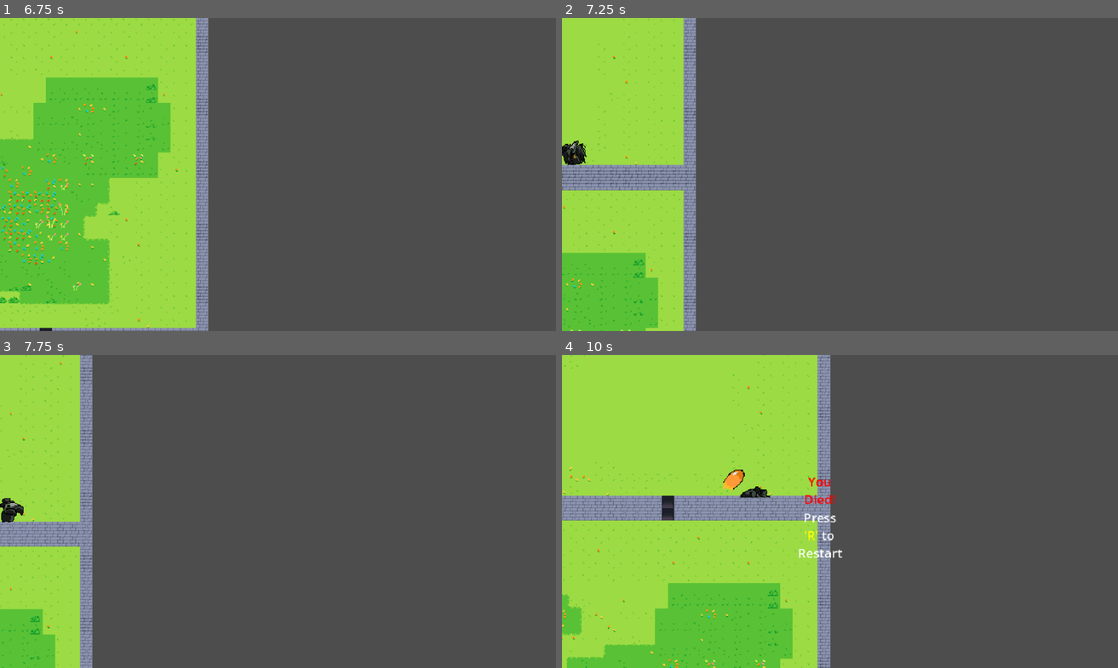
Above: before the commit, frames 1-4 (two rows, left to right).
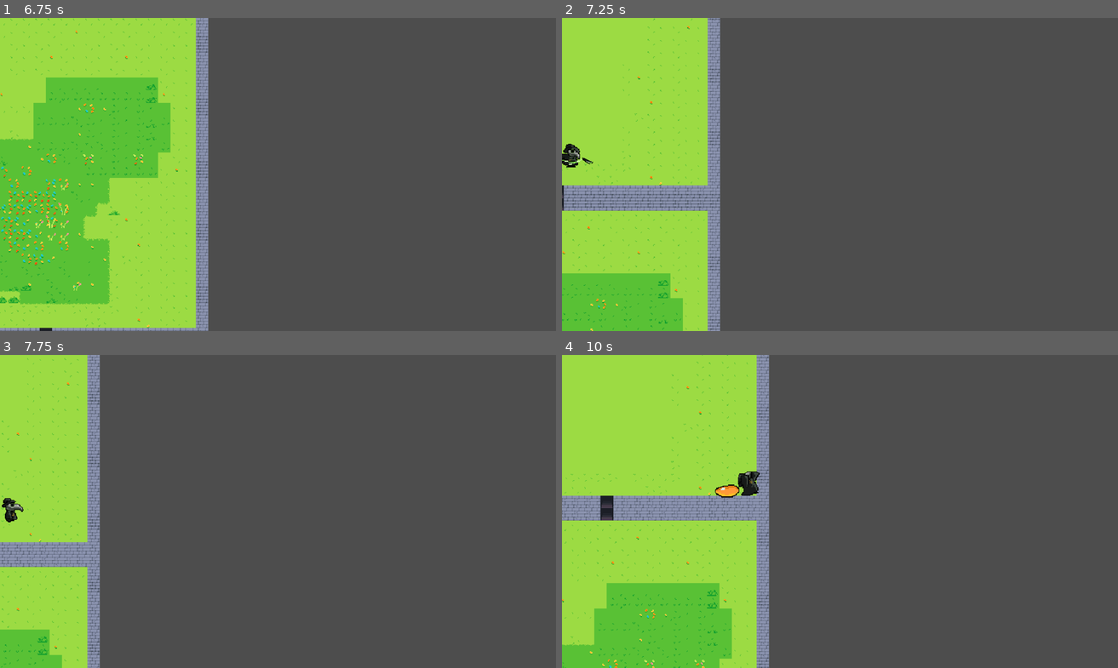
Above: after the commit, the same moments.

Repository: JohnHuber99/Black-Tower
Game: Godot game, scene res://Scenes/main.tscn
Two runs of this game, one before a commit and one after it. Both use one fixed random seed, a clock stepped at 60 frames per second and the inputs below.
Inputs (mouse positions are in pixels of both pictures, inside the frame that each line leads up to):
- Up to frame 1 (6.75 s): move the mouse to (250, 237) at 0.52 s; hold W (up) 0.53-2.03 s; click (250, 237) at 0.6 s; move the mouse to (444, 221) at 1.27 s; click (444, 221) at 1.35 s; move the mouse to (111, 127) at 2.02 s; hold K (down_camera) 2.03-2.78 s; hold A (left) 2.03-3.53 s; click (111, 127) at 2.3 s; move the mouse to (305, 174) at 2.77 s; tap J (left_camera) at 2.85 s; click (305, 174) at 3.05 s; move the mouse to (194, 96) at 3.52 s; hold S (down) 3.53-4.28 s; hold L (right_camera) 3.53-4.28 s; click (194, 96) at 3.8 s; move the mouse to (400, 158) at 4.27 s; hold D (right) 4.28-5.03 s; tap Mouse wheel down (scroll_down) at 4.35 s; click (400, 158) at 4.55 s; move the mouse to (166, 190) at 5.02 s; hold W (up) 5.03-5.78 s; tap Mouse wheel up (scroll_up) at 5.1 s; click (166, 190) at 5.3 s; move the mouse to (333, 105) at 5.77 s; hold D (right) from 5.78 s (still down); tap E (spell) at 5.85 s; click (333, 105) at 6.05 s; tap Enter at 6.5 s; move the mouse to (250, 237) at 6.52 s; hold I (up_camera) from 6.53 s (still down)
- Up to frame 2 (7.25 s): keep holding D (right); keep holding I (up_camera); click (812, 237) at 6.8 s
- Up to frame 3 (7.75 s): keep holding D (right); move the mouse to (444, 558) at 7.27 s; release I (up_camera) at 7.28 s; click (444, 558) at 7.35 s
- Up to frame 4 (10 s): move the mouse to (673, 464) at 8.02 s; release D (right) at 8.03 s; hold S (down) 8.03-8.78 s; click (673, 464) at 8.1 s; move the mouse to (867, 511) at 8.77 s; hold A (left) 8.78-9.53 s; tap K (down_camera) at 8.85 s; click (867, 511) at 9.05 s; move the mouse to (756, 433) at 9.52 s; hold W (up) from 9.53 s (still down); hold J (left_camera) from 9.53 s (still down); click (756, 433) at 9.8 s

Frame 1 is identical in both runs. In frame 2, 12% of the frame differs, in the area x 0-29%, y 0-100%; in frame 3, 6.2%; in frame 4, 20%, in the area x 0-51%, y 0-100%.

Commit message:
Slime Animations Update
Updates animations for Slime death and slime attack

Diff:
--- a/Scenes/enemy.tscn
+++ b/Scenes/enemy.tscn
@@ -1,9 +1,10 @@
-[gd_scene load_steps=49 format=3 uid="uid://beu0skyadwt6x"]
+[gd_scene load_steps=56 format=3 uid="uid://beu0skyadwt6x"]
 
 [ext_resource type="Script" uid="uid://bwkqflwu8gxce" path="res://Scripts/enemy.gd" id="1_g816c"]
+[ext_resource type="Texture2D" uid="uid://1u6knarlmyas" path="res://sprites/Enemy_Slime_Basic_Attack_v2-Sheet.png" id="2_1dp5w"]
 [ext_resource type="Texture2D" uid="uid://305ocla3pksv" path="res://sprites/Enemy_Sprite-Sheet.png" id="2_1f0kj"]
 [ext_resource type="Texture2D" uid="uid://j3lk75dn55ud" path="res://sprites/Enemy_Slime_Basic_Attack-Sheet-Sheet.png" id="2_afpow"]
-[ext_resource type="Texture2D" uid="uid://xqbvsth3hpt5" path="res://sprites/Enemy_Death-Sheet.png" id="3_287tu"]
+[ext_resource type="Texture2D" uid="uid://d31hcycry1q20" path="res://sprites/Enemy_Slime_Death_v3-Sheet.png" id="4_1dp5w"]
 [ext_resource type="Texture2D" uid="uid://dvbuxicu3vb5t" path="res://sprites/Enemy_Slime_Hurt-Sheetv4.png" id="5_0830c"]
 [ext_resource type="PackedScene" uid="uid://bwicqk1gug5b" path="res://Scenes/Health Component.tscn" id="6_ghaa6"]
 
@@ -11,84 +12,108 @@
 radius = 11.0
 
 [sub_resource type="AtlasTexture" id="AtlasTexture_hgeoe"]
-atlas = ExtResource("2_afpow")
+atlas = ExtResource("2_1dp5w")
+region = Rect2(0, 0, 32, 32)
+
+[sub_resource type="AtlasTexture" id="AtlasTexture_tk7xo"]
+atlas = ExtResource("2_1dp5w")
+region = Rect2(32, 0, 32, 32)
+
+[sub_resource type="AtlasTexture" id="AtlasTexture_scl1n"]
+atlas = ExtResource("2_1dp5w")
+region = Rect2(64, 0, 32, 32)
+
+[sub_resource type="AtlasTexture" id="AtlasTexture_bwheg"]
+atlas = ExtResource("2_1dp5w")
+region = Rect2(96, 0, 32, 32)
+
+[sub_resource type="AtlasTexture" id="AtlasTexture_iol0x"]
+atlas = ExtResource("2_1dp5w")
+region = Rect2(0, 32, 32, 32)
+
+[sub_resource type="AtlasTexture" id="AtlasTexture_ofqcr"]
+atlas = ExtResource("2_1dp5w")
+region = Rect2(32, 32, 32, 32)
+
+[sub_resource type="AtlasTexture" id="AtlasTexture_nus6a"]
+atlas = ExtResource("2_1dp5w")
+region = Rect2(64, 32, 32, 32)
+
+[sub_resource type="AtlasTexture" id="AtlasTexture_imgxb"]
+atlas = ExtResource("2_1dp5w")
+region = Rect2(96, 32, 32, 32)
+
+[sub_resource type="AtlasTexture" id="AtlasTexture_pyrvc"]
+atlas = ExtResource("2_1dp5w")
 region = Rect2(0, 64, 32, 32)
 
-[sub_resource type="AtlasTexture" id="AtlasTexture_tk7xo"]
-atlas = ExtResource("2_afpow")
+[sub_resource type="AtlasTexture" id="AtlasTexture_pja2t"]
+atlas = ExtResource("2_1dp5w")
 region = Rect2(32, 64, 32, 32)
 
-[sub_resource type="AtlasTexture" id="AtlasTexture_scl1n"]
-atlas = ExtResource("2_afpow")
+[sub_resource type="AtlasTexture" id="AtlasTexture_jx5vc"]
+atlas = ExtResource("2_1dp5w")
 region = Rect2(64, 64, 32, 32)
 
 [sub_resource type="AtlasTexture" id="AtlasTexture_dhkrs"]
-atlas = ExtResource("3_287tu")
+atlas = ExtResource("4_1dp5w")
 region = Rect2(0, 0, 32, 32)
 
 [sub_resource type="AtlasTexture" id="AtlasTexture_5xdhn"]
-atlas = ExtResource("3_287tu")
+atlas = ExtResource("4_1dp5w")
 region = Rect2(32, 0, 32, 32)
 
 [sub_resource type="AtlasTexture" id="AtlasTexture_4jyny"]
-atlas = ExtResource("3_287tu")
+atlas = ExtResource("4_1dp5w")
 region = Rect2(64, 0, 32, 32)
 
 [sub_resource type="AtlasTexture" id="AtlasTexture_vh8xy"]
-atlas = ExtResource("3_287tu")
+atlas = ExtResource("4_1dp5w")
 region = Rect2(96, 0, 32, 32)
 
 [sub_resource type="AtlasTexture" id="AtlasTexture_qjcj6"]
-atlas = ExtResource("3_287tu")
+atlas = ExtResource("4_1dp5w")
 region = Rect2(0, 32, 32, 32)
 
 [sub_resource type="AtlasTexture" id="AtlasTexture_4ycey"]
-atlas = ExtResource("3_287tu")
+atlas = ExtResource("4_1dp5w")
 region = Rect2(32, 32, 32, 32)
 
 [sub_resource type="AtlasTexture" id="AtlasTexture_8cim4"]
-atlas = ExtResource("3_287tu")
+atlas = ExtResource("4_1dp5w")
 region = Rect2(64, 32, 32, 32)
 
 [sub_resource type="AtlasTexture" id="AtlasTexture_7x82w"]
-atlas = ExtResource("3_287tu")
+atlas = ExtResource("4_1dp5w")
 region = Rect2(96, 32, 32, 32)
 
 [sub_resource type="AtlasTexture" id="AtlasTexture_iatxd"]
-atlas = ExtResource("3_287tu")
+atlas = ExtResource("4_1dp5w")
 region = Rect2(0, 64, 32, 32)
 
 [sub_resource type="AtlasTexture" id="AtlasTexture_qqxsh"]
-atlas = ExtResource("3_287tu")
+atlas = ExtResource("4_1dp5w")
 region = Rect2(32, 64, 32, 32)
 
 [sub_resource type="AtlasTexture" id="AtlasTexture_0whn2"]
-atlas = ExtResource("3_287tu")
+atlas = ExtResource("4_1dp5w")
 region = Rect2(64, 64, 32, 32)
 
 [sub_resource type="AtlasTexture" id="AtlasTexture_bx1xr"]
-atlas = ExtResource("3_287tu")
+atlas = ExtResource("4_1dp5w")
 region = Rect2(96, 64, 32, 32)
 
 [sub_resource type="AtlasTexture" id="AtlasTexture_n85mp"]
-atlas = ExtResource("3_287tu")
+atlas = ExtResource("4_1dp5w")
 region = Rect2(0, 96, 32, 32)
 
 [sub_resource type="AtlasTexture" id="AtlasTexture_nxecp"]
-atlas = ExtResource("3_287tu")
+atlas = ExtResource("4_1dp5w")
 region = Rect2(32, 96, 32, 32)
 
 [sub_resource type="AtlasTexture" id="AtlasTexture_6jaer"]
-atlas = ExtResource("3_287tu")
+atlas = ExtResource("4_1dp5w")
 region = Rect2(64, 96, 32, 32)
-
-[sub_resource type="AtlasTexture" id="AtlasTexture_bwheg"]
-atlas = ExtResource("3_287tu")
-region = Rect2(96, 96, 32, 32)
-
-[sub_resource type="AtlasTexture" id="AtlasTexture_iol0x"]
-atlas = ExtResource("3_287tu")
-region = Rect2(0, 128, 32, 32)
 
 [sub_resource type="AtlasTexture" id="AtlasTexture_afpow"]
 atlas = ExtResource("2_1f0kj")
@@ -181,6 +206,30 @@
 }, {
 "duration": 1.0,
 "texture": SubResource("AtlasTexture_scl1n")
+}, {
+"duration": 1.0,
+"texture": SubResource("AtlasTexture_bwheg")
+}, {
+"duration": 1.0,
+"texture": SubResource("AtlasTexture_iol0x")
+}, {
+"duration": 1.0,
+"texture": SubResource("AtlasTexture_ofqcr")
+}, {
+"duration": 1.0,
+"texture": SubResource("AtlasTexture_nus6a")
+}, {
+"duration": 1.0,
+"texture": SubResource("AtlasTexture_imgxb")
+}, {
+"duration": 1.0,
+"texture": SubResource("AtlasTexture_pyrvc")
+}, {
+"duration": 1.0,
+"texture": SubResource("AtlasTexture_pja2t")
+}, {
+"duration": 1.0,
+"texture": SubResource("AtlasTexture_jx5vc")
 }],
 "loop": false,
 "name": &"attack",
@@ -231,12 +280,6 @@
 }, {
 "duration": 1.0,
 "texture": SubResource("AtlasTexture_6jaer")
-}, {
-"duration": 1.0,
-"texture": SubResource("AtlasTexture_bwheg")
-}, {
-"duration": 1.0,
-"texture": SubResource("AtlasTexture_iol0x")
 }],
 "loop": false,
 "name": &"death",
@@ -328,8 +371,10 @@
 [node name="AnimatedSprite2D" type="AnimatedSprite2D" parent="."]
 position = Vector2(1, 0)
 sprite_frames = SubResource("SpriteFrames_7duco")
-animation = &"death"
+animation = &"attack"
 autoplay = "default"
+frame = 10
+frame_progress = 1.0
 
 [node name="Health Component" parent="." instance=ExtResource("6_ghaa6")]
 
Binary file added: sprites/Enemy_Slime_Basic_Attack_v2-Sheet.png
Not shown, added: sprites/Enemy_Slime_Basic_Attack_v2-Sheet.png.import
Binary file added: sprites/Enemy_Slime_Death_v3-Sheet.png
Not shown, added: sprites/Enemy_Slime_Death_v3-Sheet.png.import
